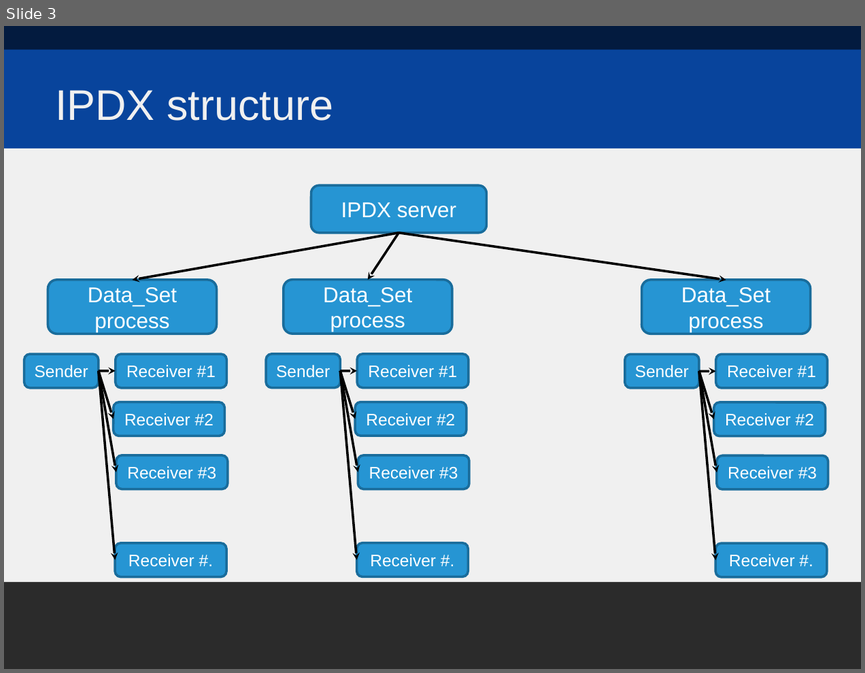
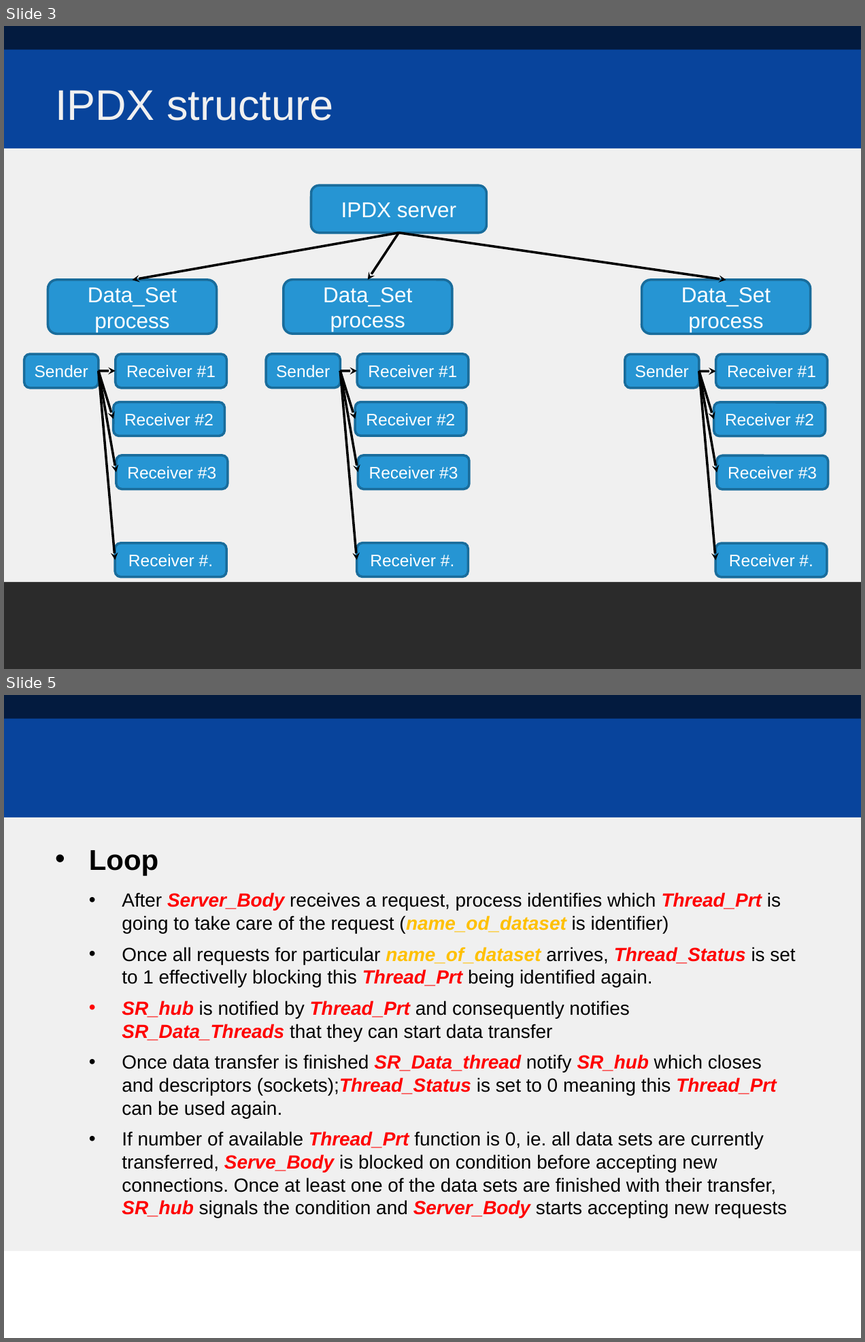
Before and after one commit to libm3l/ipdex, a slide deck: Source/IPDX.ppt. Shown one above the other, each under a label of ours: slide 3 before the commit, slides 3 and 5 after it; the slides between them are not shown. The pictures are 865x673 and 865x1342 pixels, drawn with LibreOffice and Linux fonts; fonts in the diff are those of the drawing; background and template pictures are left out; a plain dark background stands for a picture behind light text. Boxes give left, top, right and bottom in pixels: in the first picture for what was removed or moved away, otherwise in the second. Text is boxed around its words. In the diff, an @@ line names an element or a change of style, - is before the commit and + after.

Commit message:
Presentation

```diff
--- a/Source/IPDX.ppt
+++ b/Source/IPDX.ppt
@@ slide 5 added at (x1=4, y1=695, x2=861, y2=1338), background picture (left out); not listed: 3 template elements that a slide beside it also shows @@
@@ text added at (x1=89, y1=850, x2=795, y2=1217), 16 pt, text #000000 @@
+• Loop
+  • After Server_Body receives a request, process identifies which Thread_Prt is going to take care of the request (name_od_dataset is identifier)
+  • Once all requests for particular name_of_dataset arrives, Thread_Status is set to 1 effectivelly blocking this Thread_Prt being identified again.
+  • SR_hub is notified by Thread_Prt and consequently notifies SR_Data_Threads that they can start data transfer
+  • Once data transfer is finished SR_Data_thread notify SR_hub which closes and descriptors (sockets);Thread_Status is set to 0 meaning this Thread_Prt can be used again.
+  • If number of available Thread_Prt function is 0, ie. all data sets are currently transferred, Serve_Body is blocked on condition before accepting new connections. Once at least one of the data sets are finished with their transfer, SR_hub signals the condition and Server_Body starts accepting new requests
```
Also in this commit, not shown: 1 other slide added.
